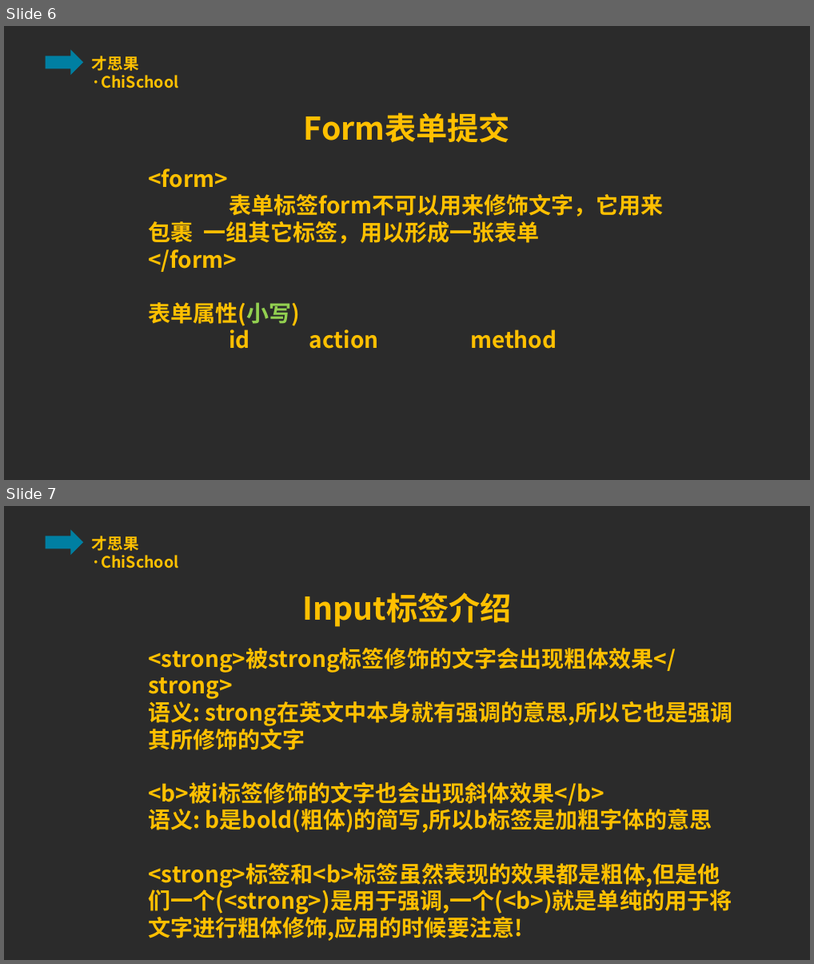
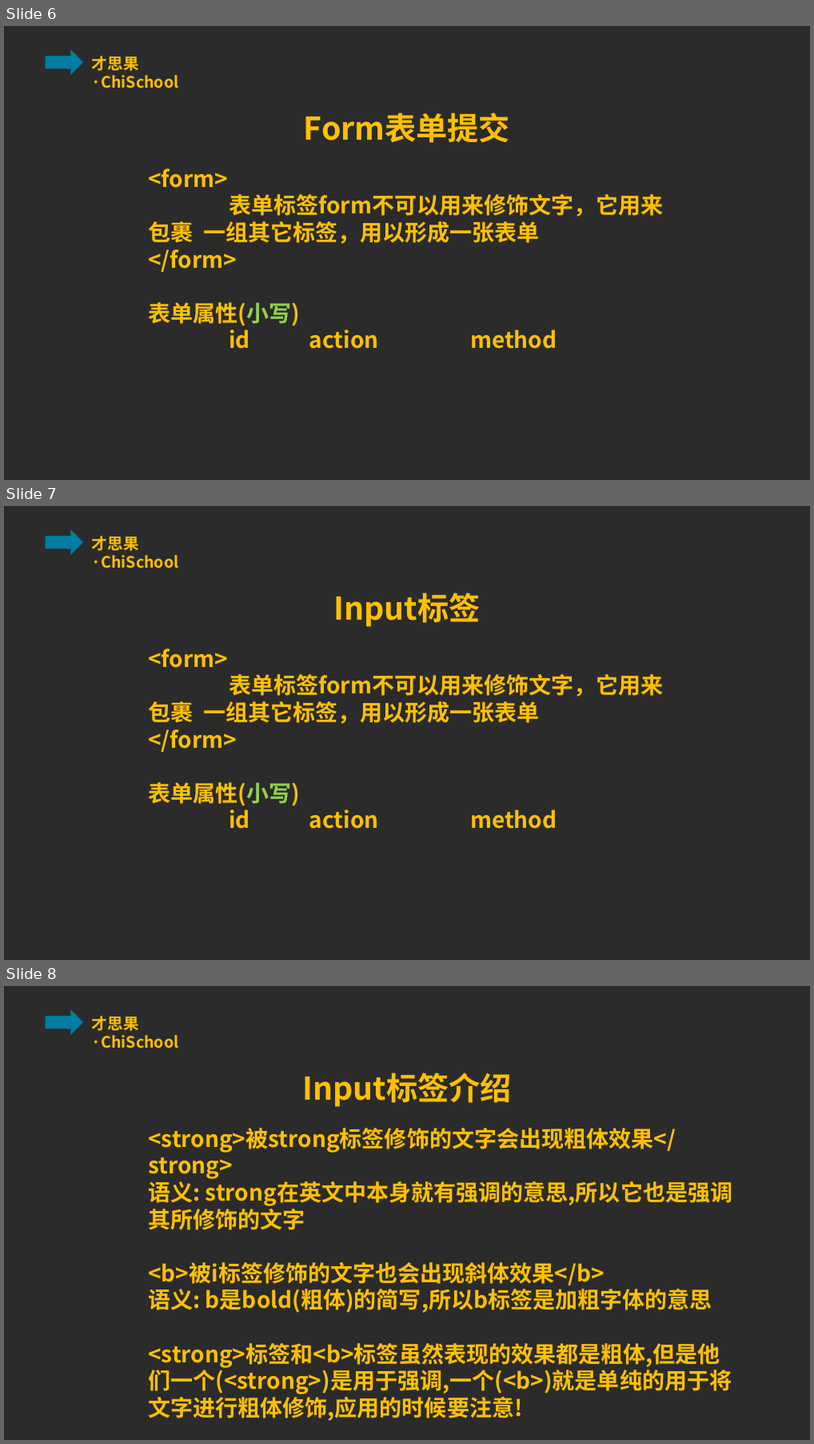
Before and after one commit to ppliu1987/chichool, a slide deck: html/class/lesson_four/lesson_four.pptx. Shown one above the other, each under a label of ours: slides 6 and 7 before the commit, slides 6, 7 and 8 after it. The pictures are 814x964 and 814x1444 pixels, drawn with LibreOffice and Linux fonts; fonts in the diff are those of the drawing; background and template pictures are left out; a plain dark background stands for a picture behind light text. Boxes give left, top, right and bottom in pixels: in the first picture for what was removed or moved away, otherwise in the second. Text is boxed around its words. In the diff, an @@ line names an element or a change of style, - is before the commit and + after.

```diff
--- a/html/class/lesson_four/lesson_four.pptx
+++ b/html/class/lesson_four/lesson_four.pptx
@@ slide 7 added at (x1=4, y1=506, x2=810, y2=960), background picture (left out); not listed: 2 template elements that a slide beside it also shows @@
@@ text added at (x1=334, y1=592, x2=480, y2=627), 28 pt, text #FFC000, bold @@
+Input标签
@@ text added at (x1=148, y1=648, x2=664, y2=828), 20 pt, text #FFC000, bold @@
+<form>
+表单标签form不可以用来修饰文字，它用来包裹 一组其它标签，用以形成一张表单
+</form>
+表单属性(小写)
+id action method
@@ what was slide 7 is now slide 8 @@
```
Also in this commit, not shown: 1 other file.
